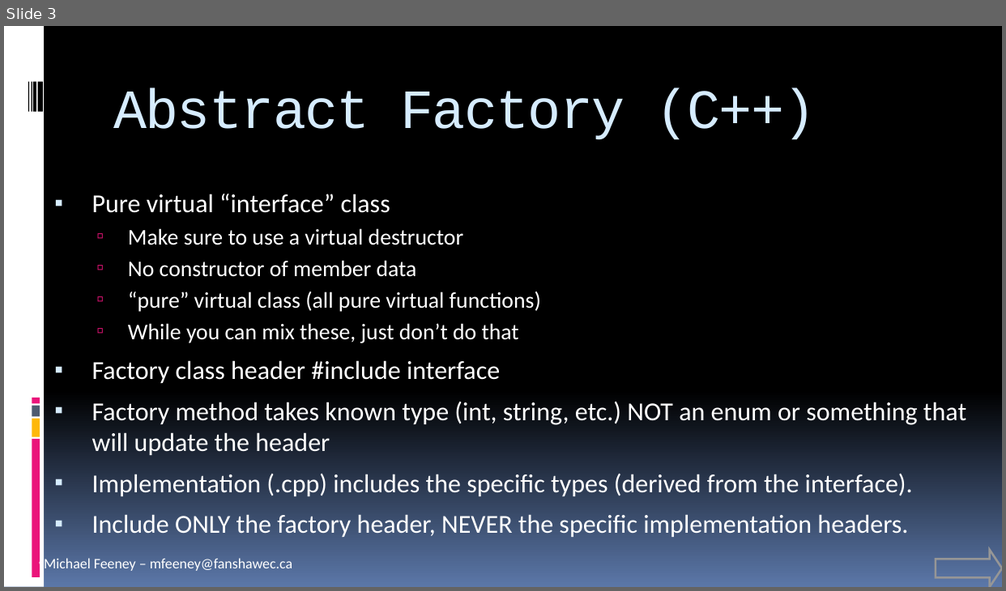
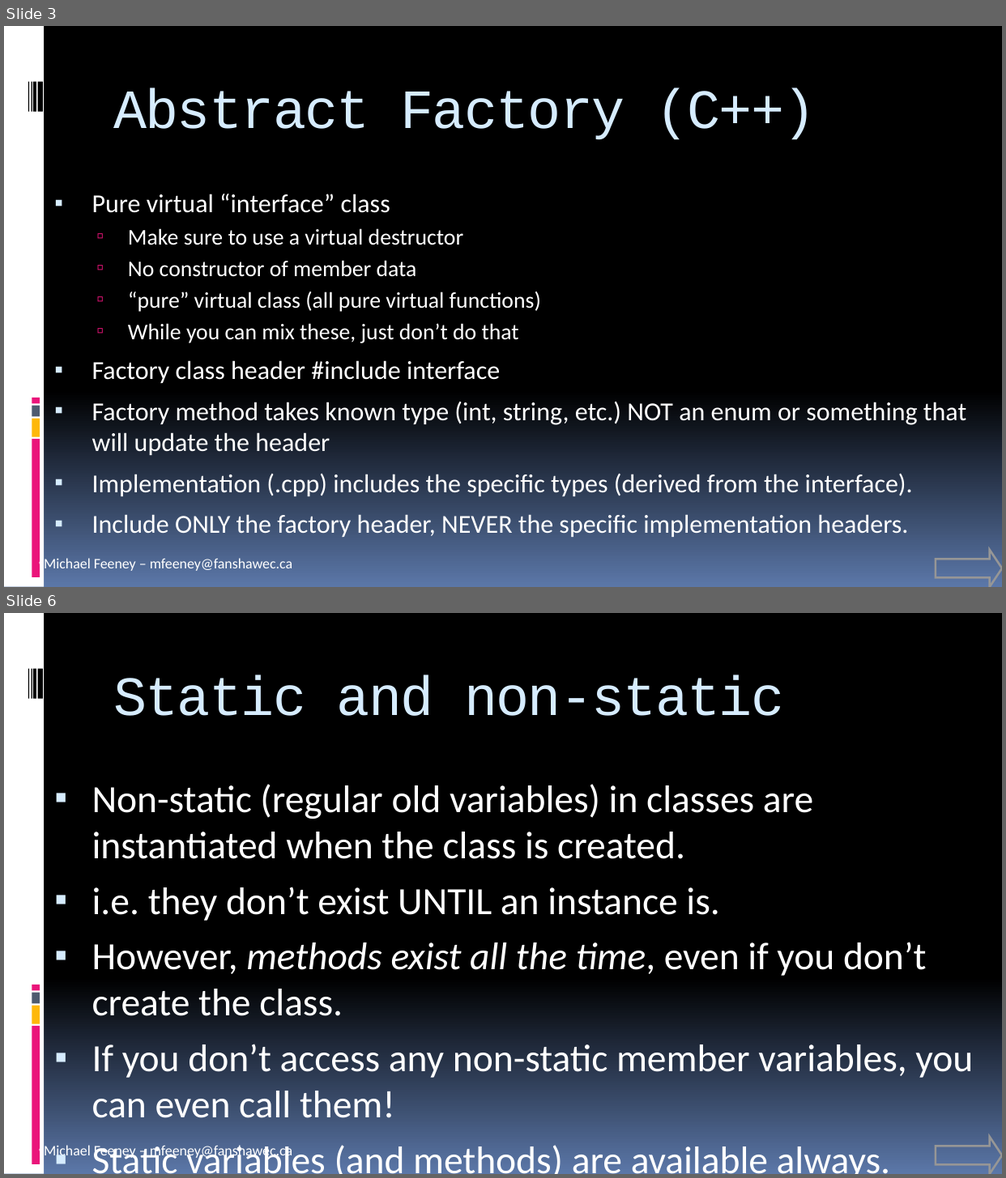
Before and after one commit to FeeneyCodes/GDP202425, a slide deck: 6044_FramPat/D2D/INFO_6044_Patterns (live document).pptx. Shown one above the other, each under a label of ours: slide 3 before the commit, slides 3 and 6 after it; the slides between them are not shown. The pictures are 1006x591 and 1006x1178 pixels, drawn with LibreOffice and Linux fonts; fonts in the diff are those of the drawing. Boxes give left, top, right and bottom in pixels: in the first picture for what was removed or moved away, otherwise in the second. Text is boxed around its words. In the diff, an @@ line names an element or a change of style, - is before the commit and + after.

```diff
--- a/6044_FramPat/D2D/INFO_6044_Patterns (live document).pptx
+++ b/6044_FramPat/D2D/INFO_6044_Patterns (live document).pptx
@@ slide 6 added at (4, 613, 1002, 1174), background gradient #000000 to #5B77A8; not listed: 10 template elements that a slide beside it also shows @@
@@ title added at (113, 675, 784, 716), 40 pt, text #D6ECFF @@
+Static and non-static
@@ text added at (92, 784, 973, 1174), 27.8 pt, text #FFFFFF @@
+▪ Non-static (regular old variables) in classes are instantiated when the class is created.
+▪ i.e. they don’t exist UNTIL an instance is.
+▪ However, methods exist all the time, even if you don’t create the class.
+▪ If you don’t access any non-static member variables, you can even call them!
+▪ Static variables (and methods) are available always.
@@ right arrow added at (935, 1137, 1002, 1174), outline #969696 1.5 pt @@
```
Also in this commit, not shown: 1 slide changed, 3 other slides added, 22 other files.
